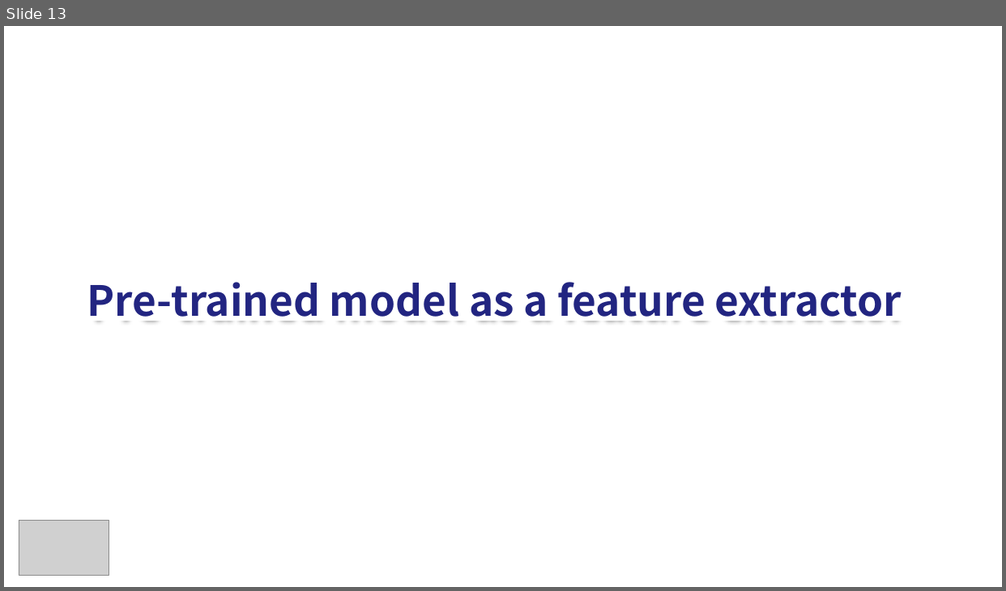
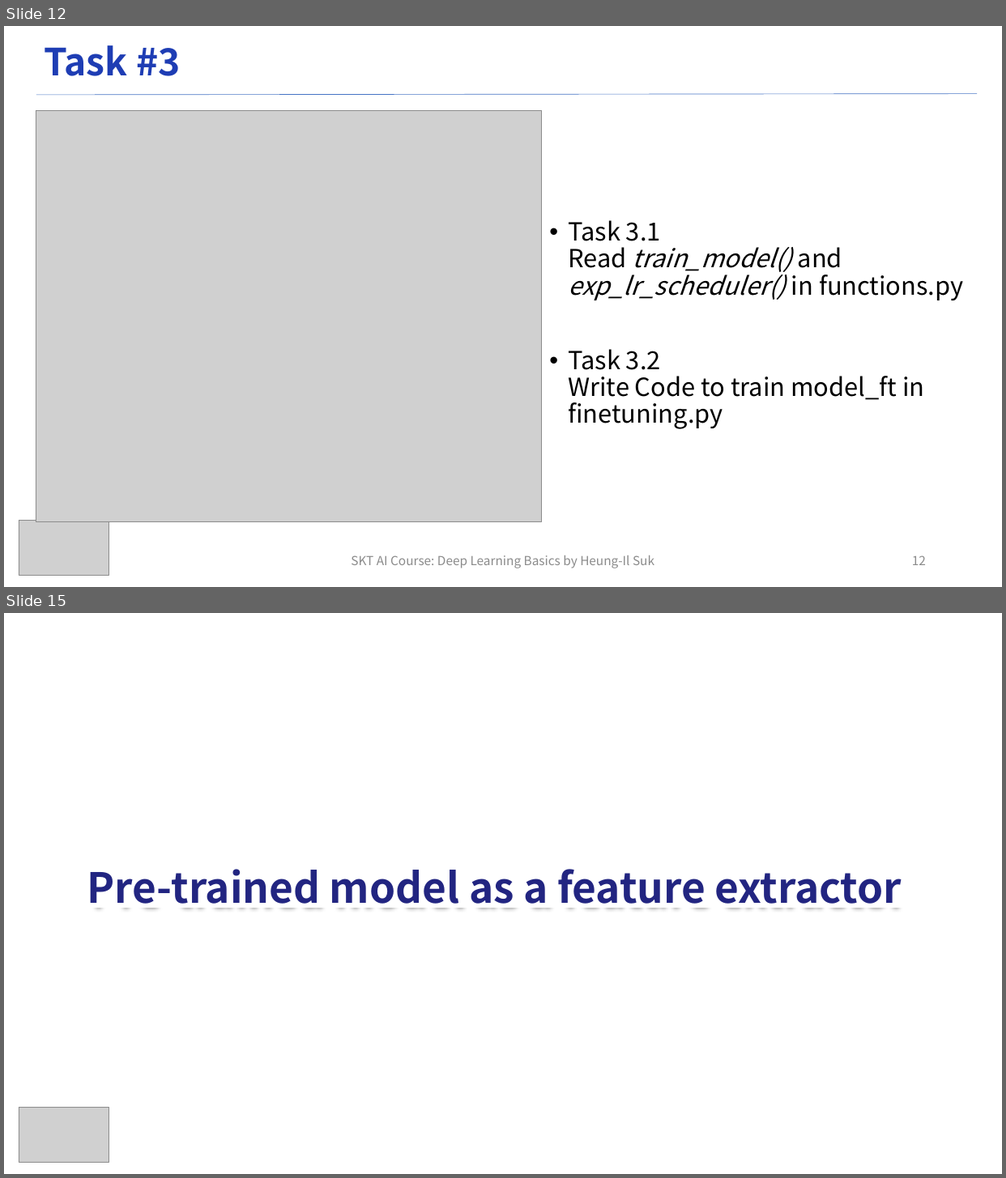
Before and after one commit to ku-milab/DeepLearningTutorial, a slide deck: lecture_slides/Practice/Practice#4_SKT_Deep_Learning_Lecture.pptx. Shown one above the other, each under a label of ours: slide 13 before the commit, slides 12 and 15 after it; the slides between them are not shown. The pictures are 1006x591 and 1006x1178 pixels, drawn with LibreOffice and Linux fonts; fonts in the diff are those of the drawing; grey boxes stand for pictures. Boxes give left, top, right and bottom in pixels: in the first picture for what was removed or moved away, otherwise in the second. Text is boxed around its words. In the diff, an @@ line names an element or a change of style, - is before the commit and + after.

```diff
--- a/lecture_slides/Practice/Practice#4_SKT_Deep_Learning_Lecture.pptx
+++ b/lecture_slides/Practice/Practice#4_SKT_Deep_Learning_Lecture.pptx
@@ slide 12 added at bbox=[4, 26, 1002, 587], background #FFFFFF @@
@@ title added at bbox=[44, 45, 181, 76], 36 pt, text #1E3DB4, bold @@
+Task #3
@@ line added from (36, 95) to (978, 94), #4472C4 0.5 pt @@
@@ picture added at bbox=[36, 110, 542, 523] @@
@@ text added at bbox=[568, 220, 963, 429], 24 pt, text #000000 @@
+• Task 3.1
+  Read train_model() and exp_lr_scheduler() in functions.py
+• Task 3.2
+  Write Code to train model_ft in finetuning.py
@@ picture added at bbox=[19, 521, 109, 575] @@
@@ text added at bbox=[351, 556, 654, 569], 12 pt, text #8C8C8C @@
+SKT AI Course: Deep Learning Basics by Heung-Il Suk
@@ page number added at bbox=[912, 556, 926, 565], 12 pt, text #8C8C8C @@
+12
@@ what was slide 13 is now slide 15 @@
```
Also in this commit, not shown: 9 slides changed, 4 other slides added, 4 other files.
